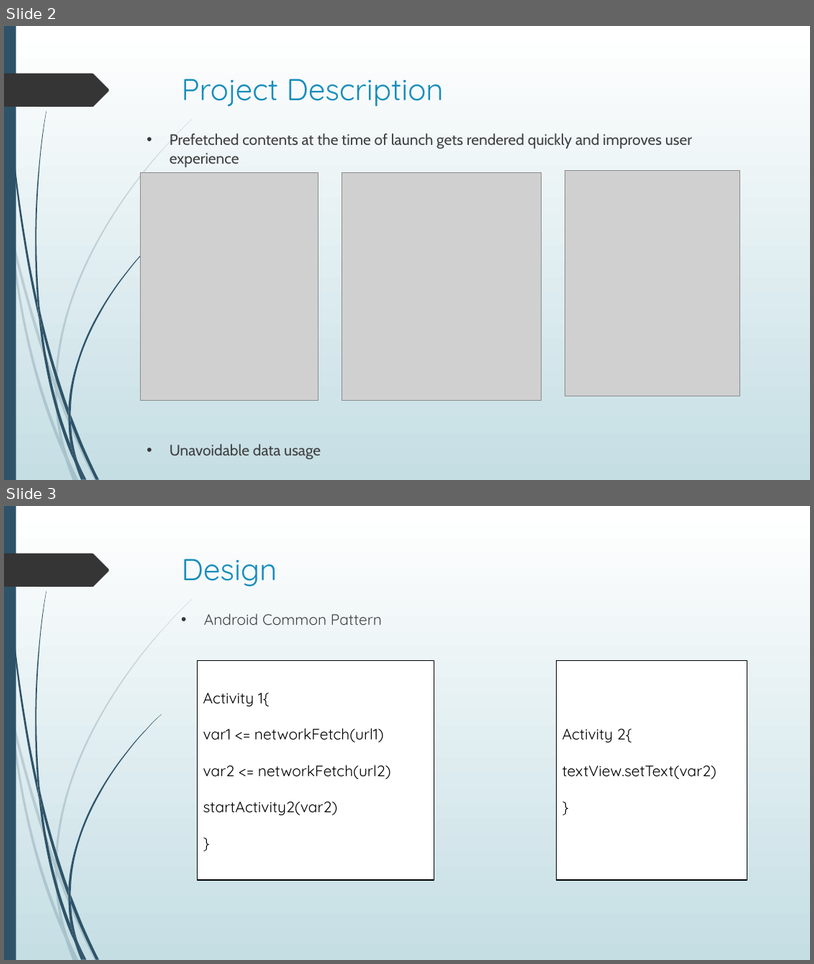
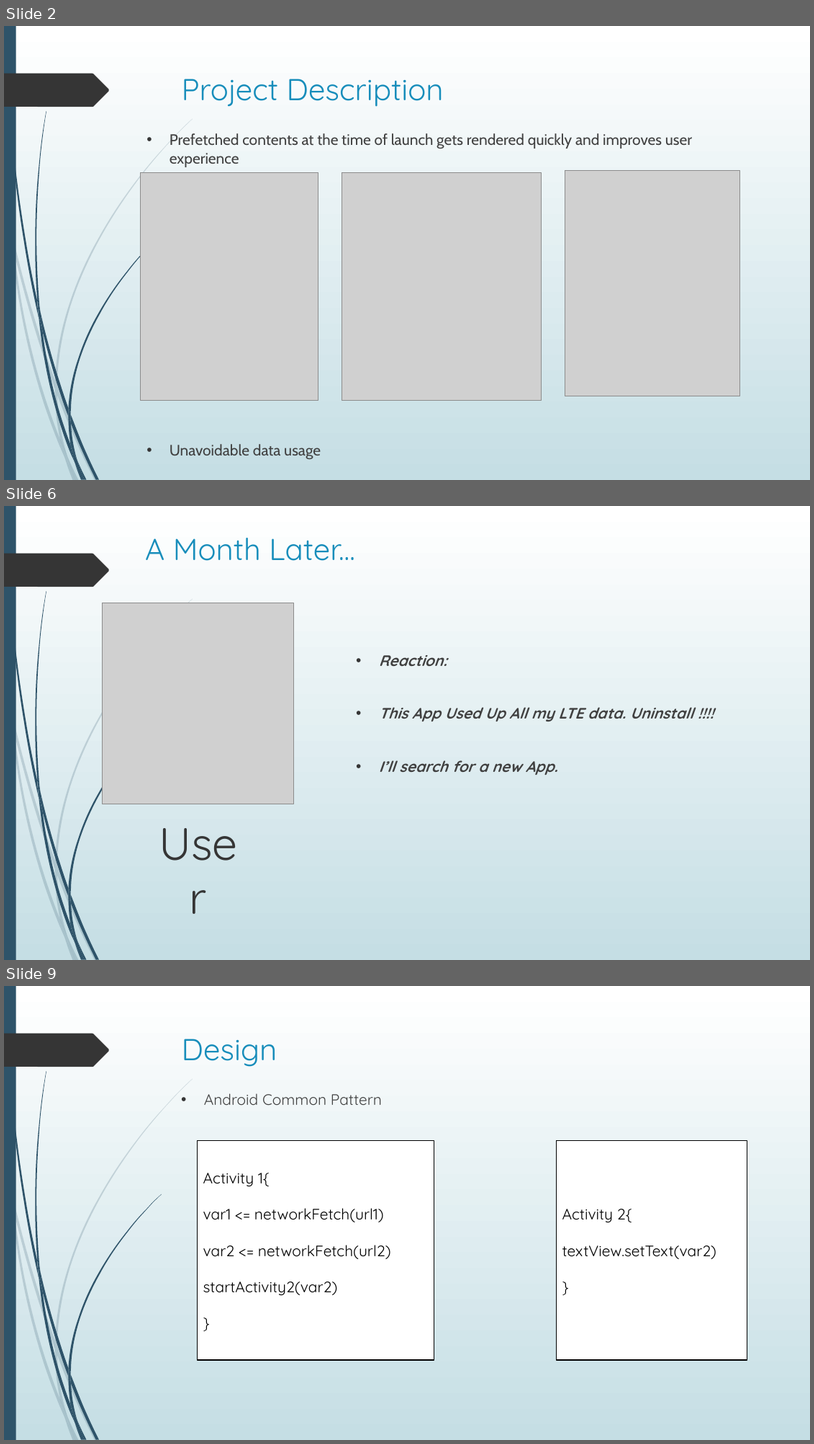
Before and after one commit to shahamish150294/PrefetchProcrastinatorAndroid, a slide deck: Prefetch Procrastinator Final Presentation.pptx. Shown one above the other, each under a label of ours: slides 2 and 3 before the commit, slides 2, 6 and 9 after it; the slides between them are not shown. The pictures are 814x964 and 814x1444 pixels, drawn with LibreOffice and Linux fonts; fonts in the diff are those of the drawing; grey boxes stand for pictures. Boxes give left, top, right and bottom in pixels: in the first picture for what was removed or moved away, otherwise in the second. Text is boxed around its words. In the diff, an @@ line names an element or a change of style, - is before the commit and + after.

```diff
--- a/Prefetch Procrastinator Final Presentation.pptx
+++ b/Prefetch Procrastinator Final Presentation.pptx
@@ slide 6 added at [4, 506, 810, 960], background gradient #FFFFFF to #C5DEE5; not listed: 24 template elements that a slide beside it also shows @@
@@ title added at [145, 538, 355, 561], 36 pt, text #178DBB @@
+A Month Later...
@@ picture added at [103, 602, 293, 803] @@
@@ text added at [379, 655, 694, 775], 18 pt, text #404040, bold, italic @@
+• Reaction:
+• This App Used Up All my LTE data. Uninstall !!!!
+• I’ll search for a new App.
@@ text added at [147, 811, 250, 872], 54 pt, text #353535 @@
+User
@@ what was slide 3 is now slide 9 @@
```
Also in this commit, not shown: 11 other slides added, 2 slides removed.
